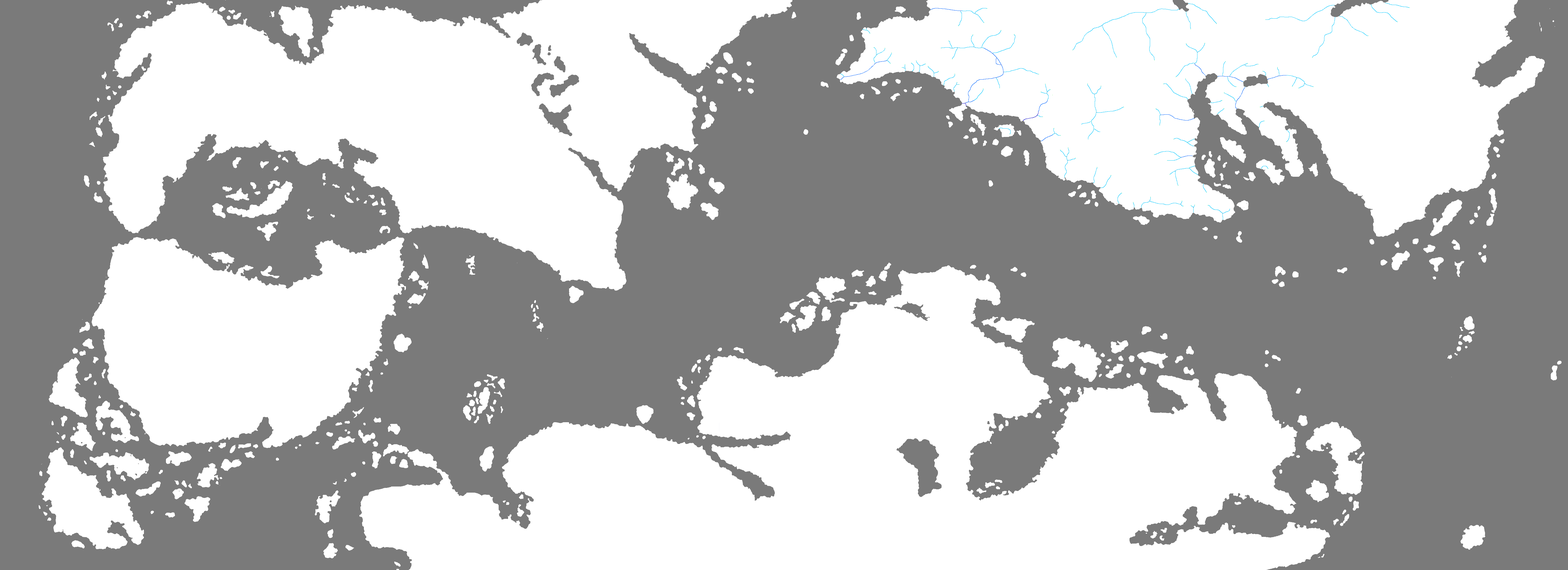
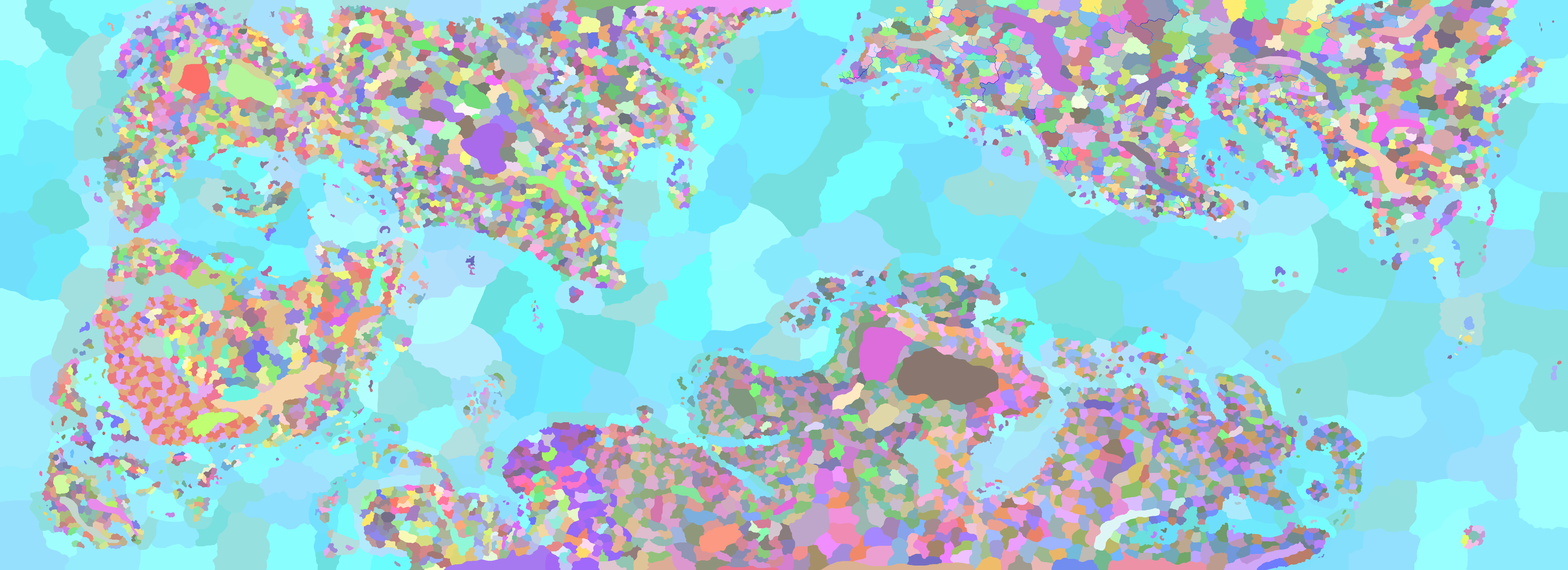
Two versions of the same layered image (1568px x 570px). Layer-by-layer changes:
painted on "River" over [838, 0, 1416, 220]
hid "heightmap", opacity 100% → 24% over [0, 0, 1568, 570]
added layer "nationbordersformindman.png" (59%) over [0, 0, 1568, 570]
